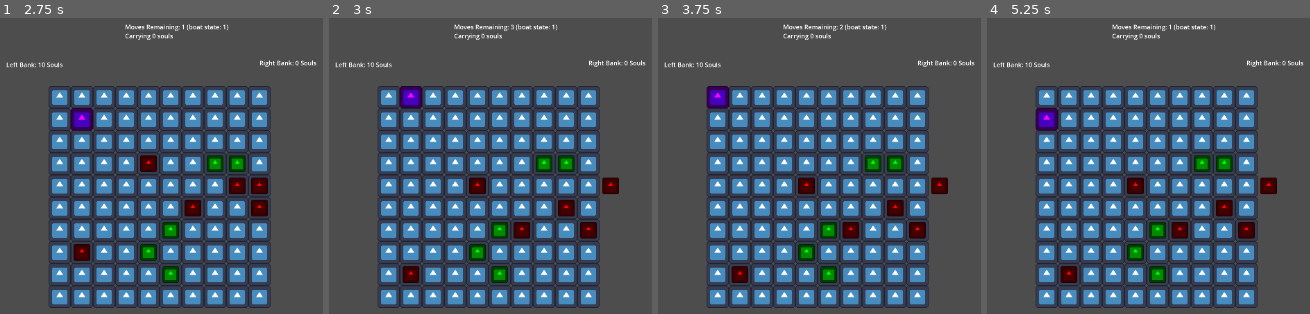
Above: before the commit, frames 1-4 (left to right).
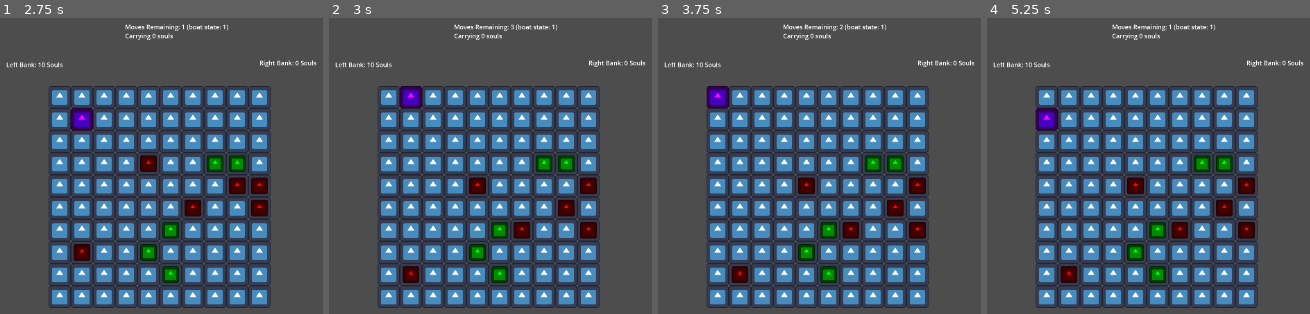
Above: after the commit, the same moments.

Repository: tmrupp/LD53
Game: Godot game, scene res://main.tscn
The game is run twice, just before and just after one commit, with the same random seed, the same clock (stepped at 60 frames per second) and the same inputs. The engine's default icon, where the game draws it, is replaced by a stand-in: a white triangle on a blue panel in a dark square.
Inputs:
- Up to frame 1 (2.75 s): tap Enter at 0.5, 2 s; hold Right (MoveRight) 0.53-1.28 s; hold Space (CollectSouls) 0.53-1.28 s; hold Down (MoveDown) 1.28-2.03 s; tap Shift (DropSouls) at 1.35 s; hold Right (MoveRight) from 2.03 s (still down); hold Space (CollectSouls) from 2.03 s (still down)
- Up to frame 2 (3 s): release Right (MoveRight) at 2.78 s; release Space (CollectSouls) at 2.78 s; hold Up (MoveUp) from 2.78 s (still down); tap Shift (DropSouls) at 2.85 s
- Up to frame 3 (3.75 s): tap Enter at 3.5 s; release Up (MoveUp) at 3.53 s; hold Left (MoveLeft) from 3.53 s (still down); hold Space (CollectSouls) from 3.53 s (still down)
- Up to frame 4 (5.25 s): release Space (CollectSouls) at 4.28 s; tap Shift (DropSouls) at 4.35 s; release Left (MoveLeft) at 5.03 s; hold Down (MoveDown) from 5.03 s (still down); hold Space (CollectSouls) from 5.03 s (still down)

Frame 1 is identical in both runs. In frame 2, 0.6% of the frame differs, in the area x 77-90%, y 53-60%; in frame 3, 0.6%; in frame 4, 0.6%.

Commit message:
units won't break into the banks

Diff:
--- a/River.gd
+++ b/River.gd
@@ -119,6 +119,7 @@
 				var new_pos = pos + down
 				if (units.has(new_pos) or (player_position_to_local() == new_pos)):
 					new_pos = pos + (Vector2i(1, 0) if unit.right else Vector2i(-1, 0))
+					new_pos.x = clamp(new_pos.x, 0, map_size.x - 1)
 
 				move_unit(unit, pos, new_pos)
 
